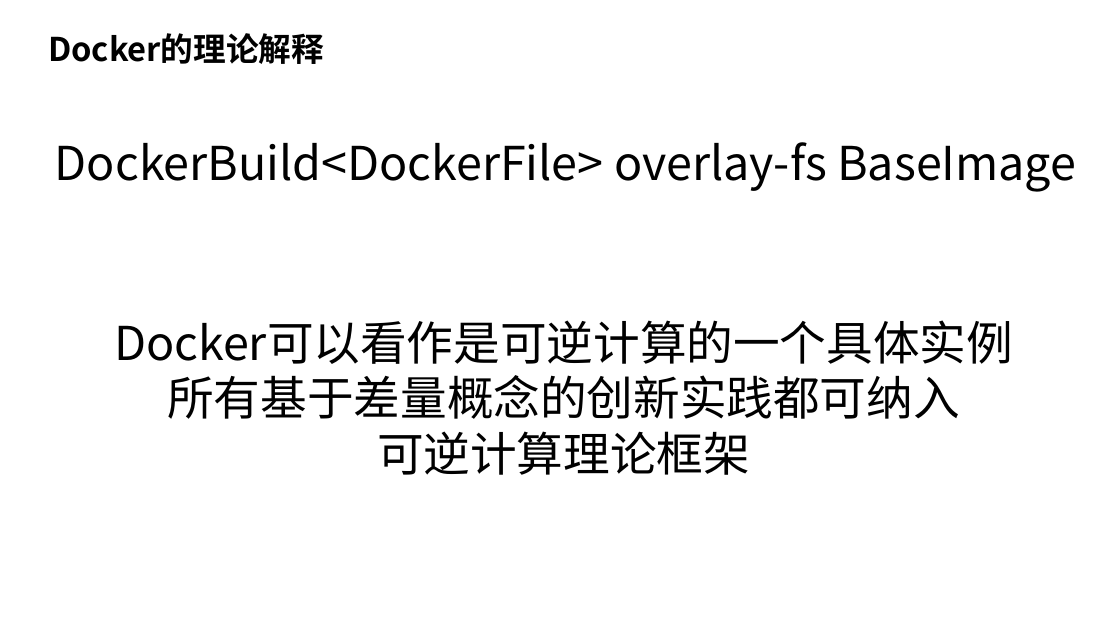
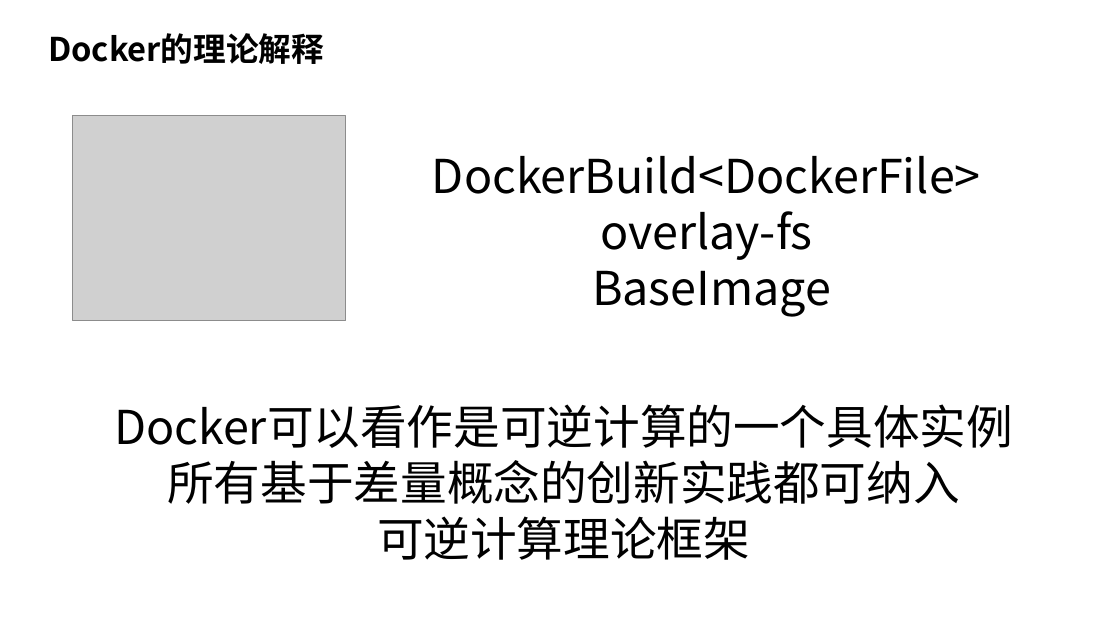
Before and after one commit to nop-platform/nop-entropy-docs, a slide deck: slide 8 of src/ppt/theory-of-reversible-computation.pptx. Drawn at 1120x630 pixels with LibreOffice and Linux fonts; fonts in the diff are those of the drawing; grey boxes stand for pictures. Boxes give left, top, right and bottom in pixels: in the first picture for what was removed or moved away, otherwise in the second. Text is boxed around its words. In the diff, an @@ line names an element or a change of style, - is before the commit and + after.

```diff
--- a/src/ppt/theory-of-reversible-computation.pptx
+++ b/src/ppt/theory-of-reversible-computation.pptx
@@ picture added at <box>72,116,346,321</box> @@
@@ text at <box>432,156,981,317</box>: text changed @@
-DockerBuild<DockerFile> overlay-fs BaseImage
+DockerBuild<DockerFile>
+overlay-fs
+BaseImage
@@ text "Docker可以看作是可逆计算的一个具体实例": place and size @@
-text "Docker可以看作是可逆计算的一个具体实例" at <box>114,320,1013,475</box>
+text "Docker可以看作是可逆计算的一个具体实例" at <box>114,404,1013,560</box>
```
Also in this commit, not shown: 15 other slides changed.
